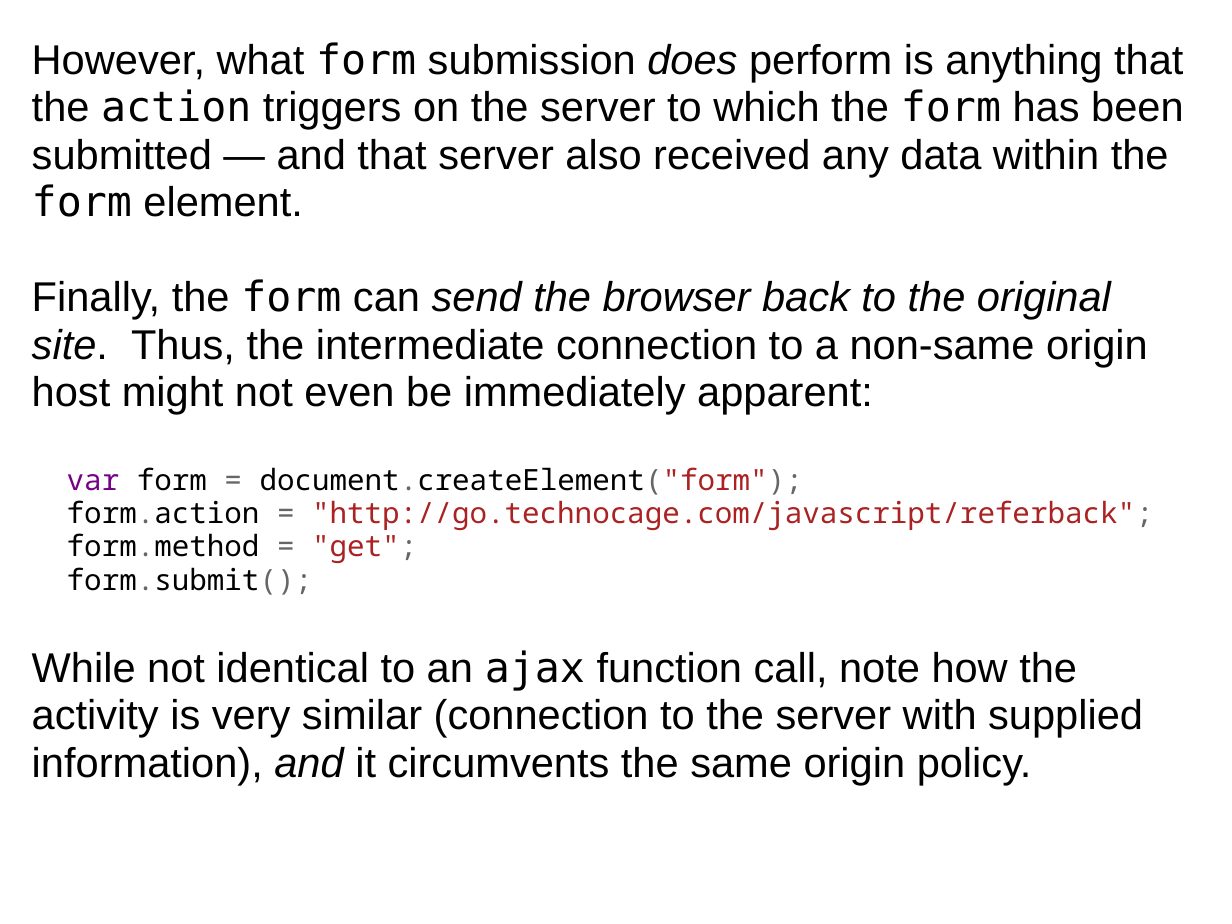
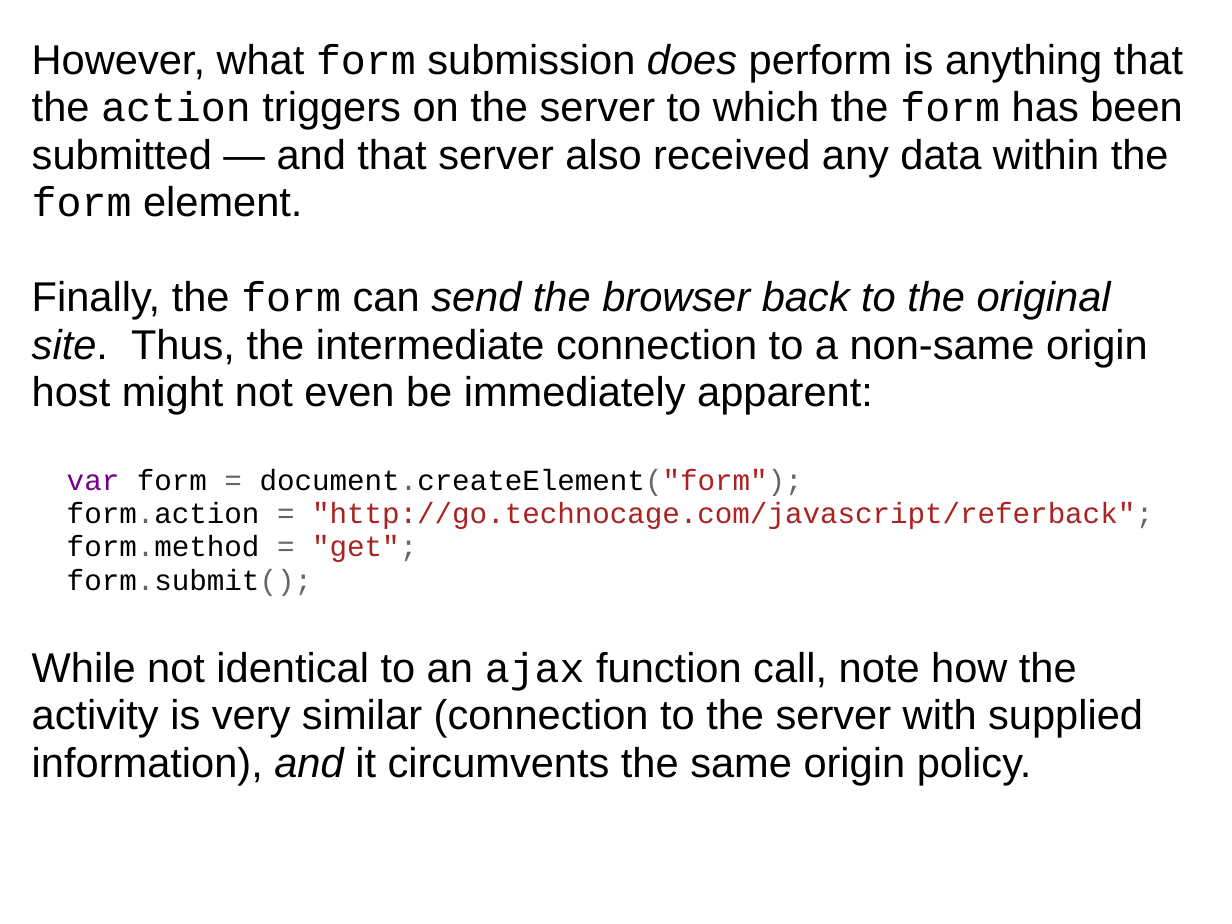
Before and after one commit to dondi/javascript-book, a slide deck: slide 67 of presentations/Chapter_8_Presentation.ppt. Drawn at 1232x924 pixels with LibreOffice and Linux fonts; fonts in the diff are those of the drawing; background and template pictures are left out. Boxes give left, top, right and bottom in pixels: in the first picture for what was removed or moved away, otherwise in the second. Text is boxed around its words. In the diff, an @@ line names an element or a change of style, - is before the commit and + after.

```diff
--- a/presentations/Chapter_8_Presentation.ppt
+++ b/presentations/Chapter_8_Presentation.ppt
@@ text "However, what form submission does ..." at bbox=[32, 44, 1183, 784]: font DejaVu Sans Mono to Courier New in "form action form form", "form", "ajax"; font Noto Sans Mono to Courier New in "var form = document.createElement("form"); form.action = "ht ..." @@
```
Also in this commit, not shown: 19 other slides changed.
